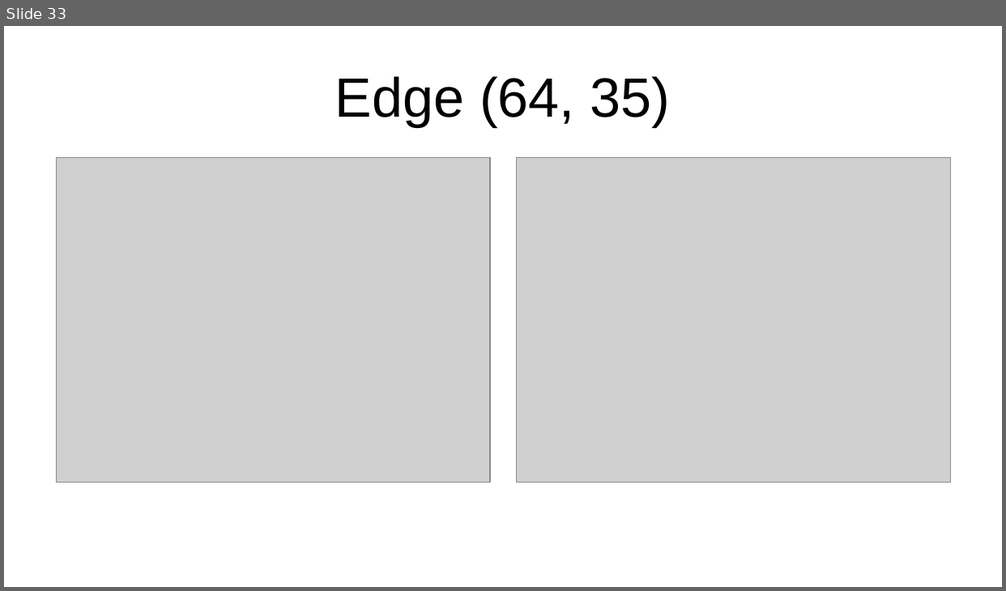
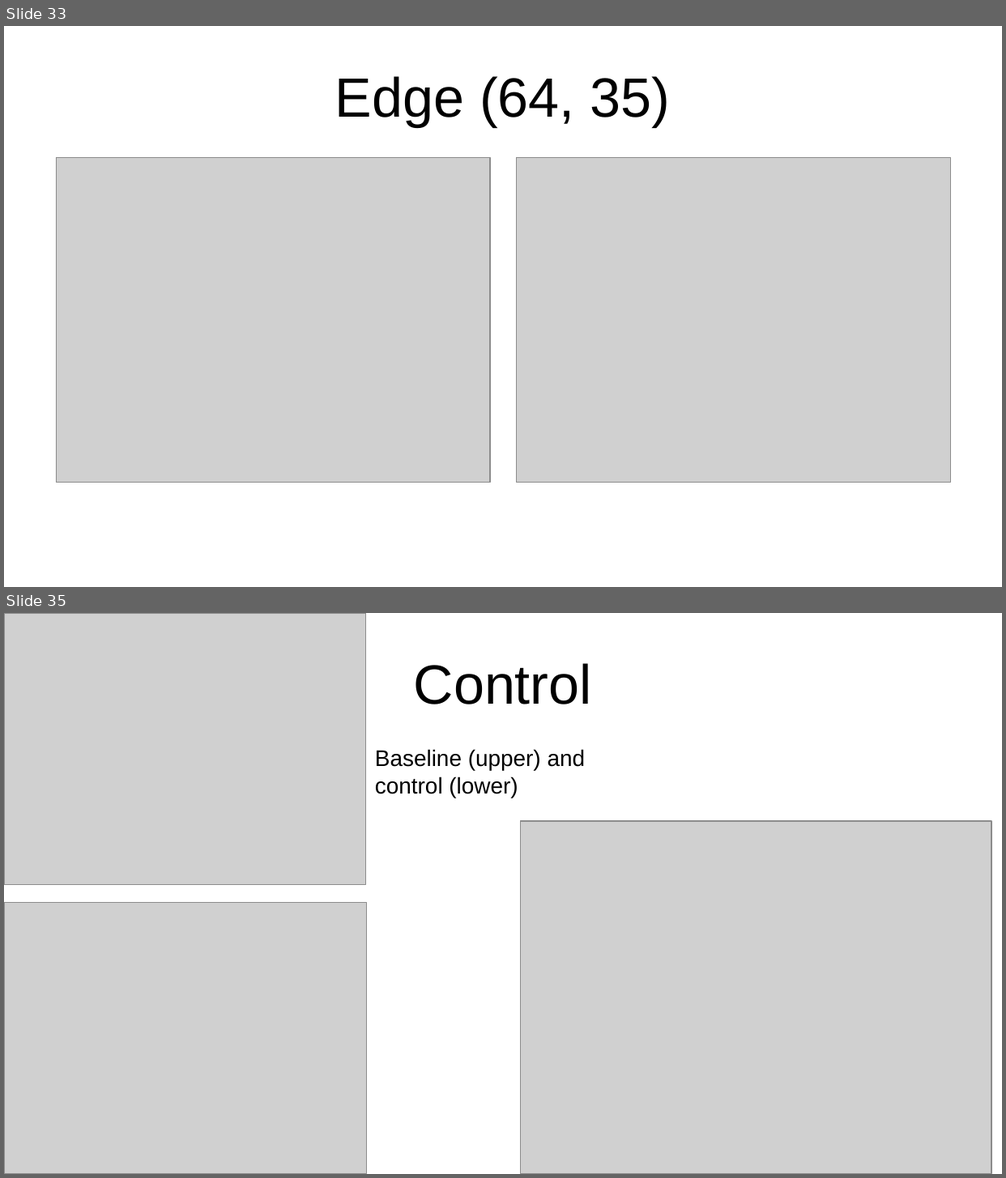
Before and after one commit to Jiggaboy/dopamine_simulation, a slide deck: figures/dopamine arithmetics.odp. Shown one above the other, each under a label of ours: slide 33 before the commit, slides 33 and 35 after it; the slides between them are not shown. The pictures are 1006x591 and 1006x1178 pixels, drawn with LibreOffice and Linux fonts; fonts in the diff are those of the drawing; grey boxes stand for pictures. Boxes give left, top, right and bottom in pixels: in the first picture for what was removed or moved away, otherwise in the second. Text is boxed around its words. In the diff, an @@ line names an element or a change of style, - is before the commit and + after.

```diff
--- a/figures/dopamine arithmetics.odp
+++ b/figures/dopamine arithmetics.odp
@@ slide 35 added at box(4, 613, 1002, 1174), background #FFFFFF @@
@@ picture added at box(4, 613, 366, 884) @@
@@ title added at box(414, 663, 592, 705), 44 pt, text #000000 @@
+Control
@@ text added at box(375, 749, 586, 798), 18 pt, text #000000 @@
+Baseline (upper) and control (lower)
@@ picture added at box(521, 821, 992, 1174) @@
@@ picture added at box(4, 903, 366, 1174) @@
```
Also in this commit, not shown: 4 other slides added, 16 other files.
